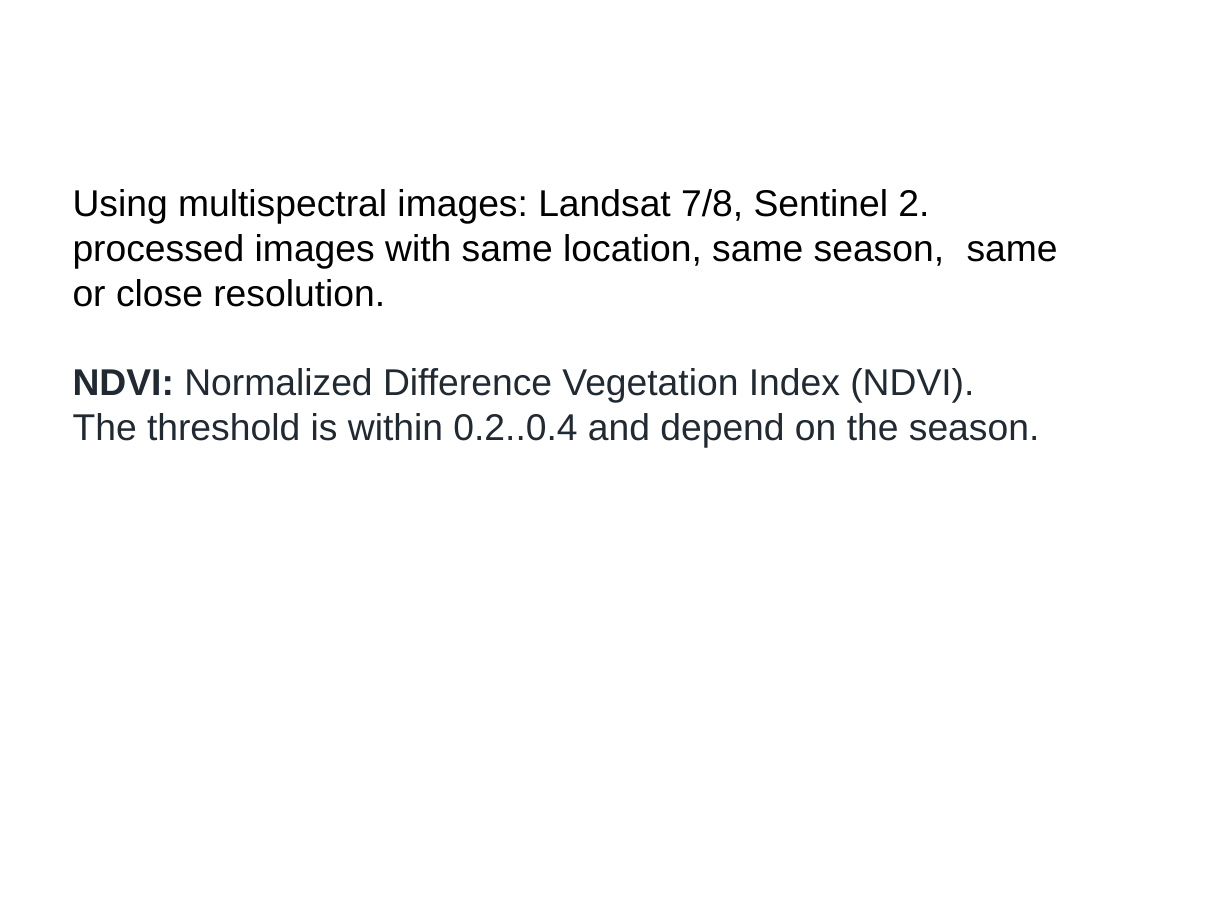
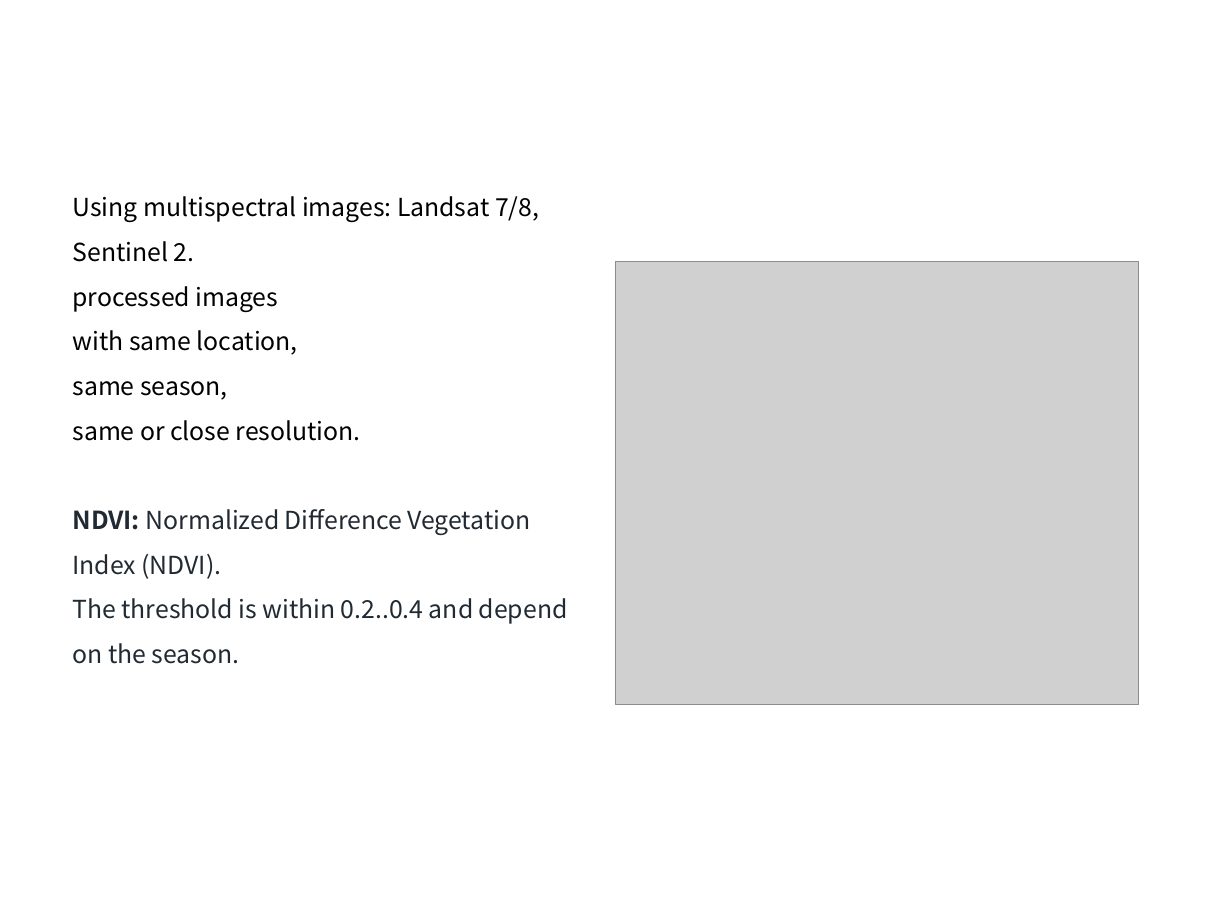
Before and after one commit to taminhluan/space_image_sensing, a slide deck: slide 3 of paper_review/term_project_proposal.pptx. Drawn at 1232x924 pixels with LibreOffice and Linux fonts; fonts in the diff are those of the drawing; grey boxes stand for pictures; background and template pictures are left out. Boxes give left, top, right and bottom in pixels: in the first picture for what was removed or moved away, otherwise in the second. Text is boxed around its words. In the diff, an @@ line names an element or a change of style, - is before the commit and + after.

```diff
--- a/paper_review/term_project_proposal.pptx
+++ b/paper_review/term_project_proposal.pptx
@@ text at bbox=[73, 196, 568, 664]: size 24 to 16 pt, font Arial to Noto Sans CJK KR in "Using multispectral images: Landsat 7/8, Sentinel 2.", "NDVI: Normalized Difference Vegetation Index (NDVI).", "The threshold is within 0.2..0.4 and depend ..."; line spacing 1 to 1.5 @@
@@ picture added at bbox=[616, 262, 1139, 705] @@
@@ text at bbox=[73, 286, 361, 441]: text changed; size 24 to 16 pt; font Arial to Noto Sans CJK KR @@
-processed images with same location, same season, same or close resolution.
+processed images
+with same location,
+same season,
+same or close resolution.
```
Also in this commit, not shown: 4 other slides changed, 1 slide added, 1 slide removed, 5 other files.
